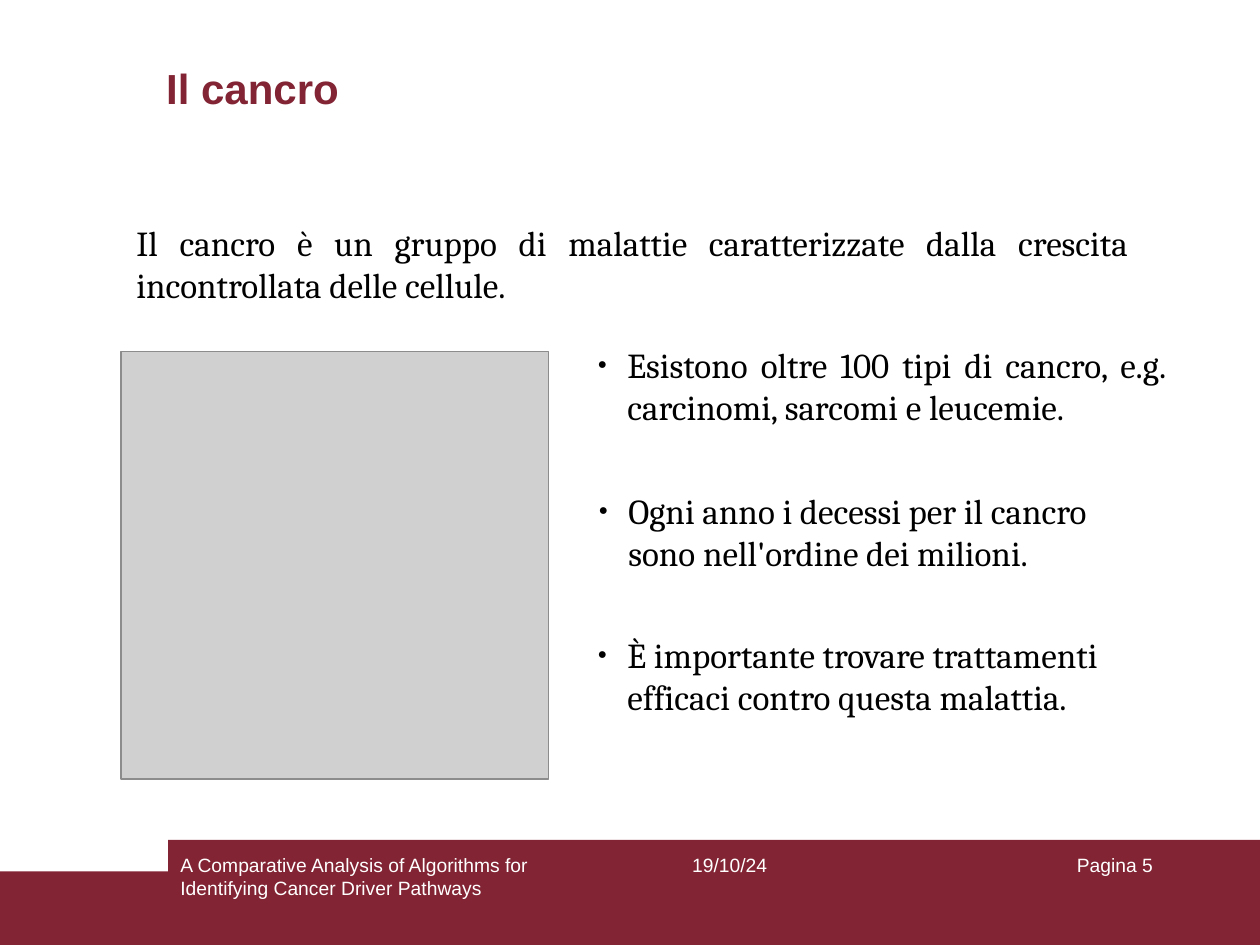
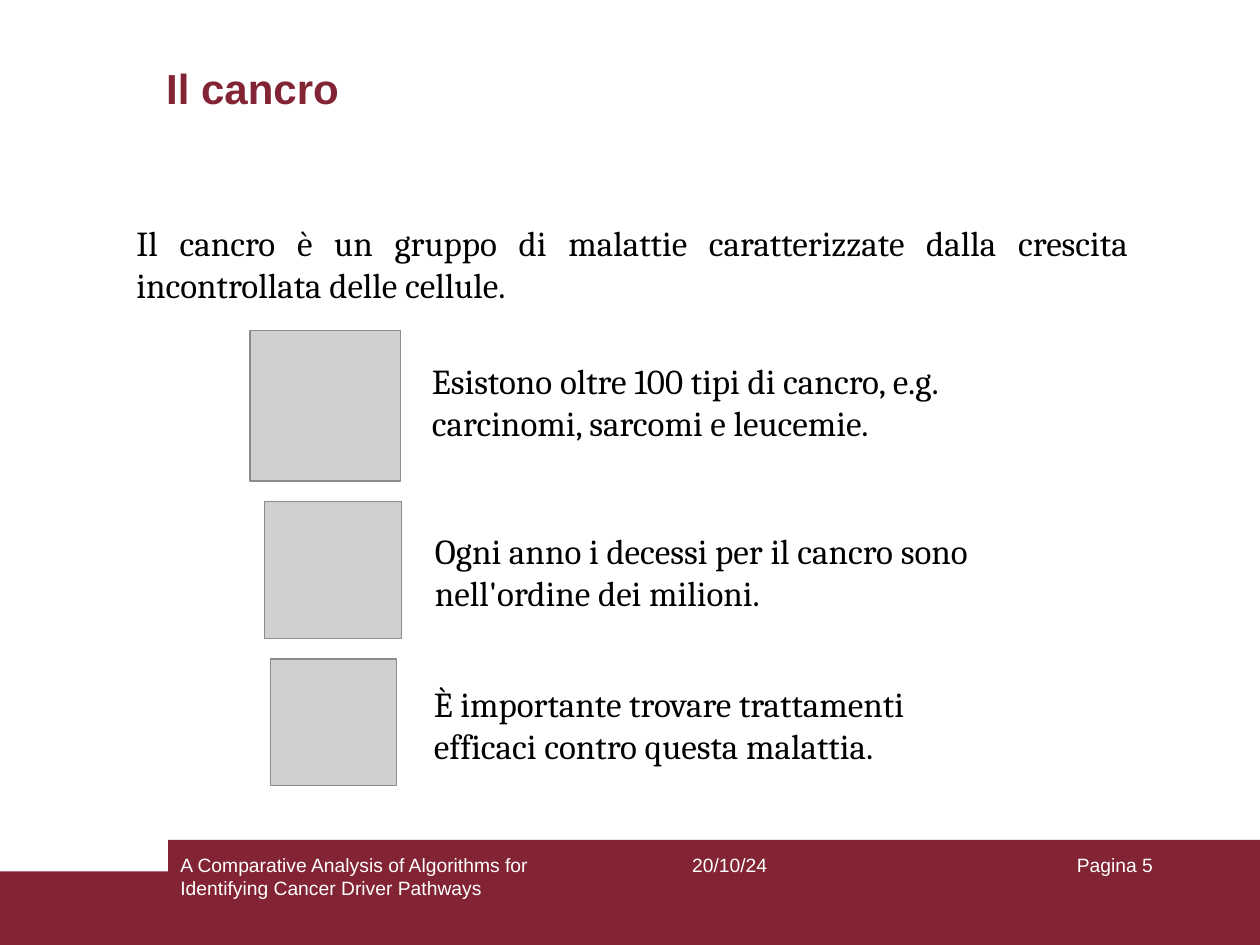
Before and after one commit to aflaag/bsc-thesis, a slide deck: slide 5 of presentation/slides.odp. Drawn at 1260x945 pixels with LibreOffice and Linux fonts; fonts in the diff are those of the drawing; grey boxes stand for pictures. Boxes give left, top, right and bottom in pixels: in the first picture for what was removed or moved away, otherwise in the second. Text is boxed around its words. In the diff, an @@ line names an element or a change of style, - is before the commit and + after.

```diff
--- a/presentation/slides.odp
+++ b/presentation/slides.odp
@@ picture added at [251,330,401,480] @@
@@ text "Esistono oltre 100 tipi di ...": place and size @@
-text "Esistono oltre 100 tipi di ..." at [627,353,1166,425]
+text "Esistono oltre 100 tipi di ..." at [432,369,939,441]
@@ text "Esistono oltre 100 tipi di ..." at [432,369,939,441]: alignment justified to left; bullet ● to none @@
@@ picture: place and size @@
-picture at [121,352,548,779]
+picture at [265,501,402,639]
@@ text "Ogni anno i decessi per ...": place and size @@
-text "Ogni anno i decessi per ..." at [628,499,1087,567]
+text "Ogni anno i decessi per ..." at [435,539,968,607]
@@ text "Ogni anno i decessi per ..." at [435,539,968,607]: bullet ● to none @@
@@ picture added at [271,659,397,785] @@
@@ text "È importante trovare trattamenti efficaci ..." at [434,687,904,767]: bullet ● to none @@
@@ text "È importante trovare trattamenti efficaci ...": place and size @@
-text "È importante trovare trattamenti efficaci ..." at [627,638,1098,718]
+text "È importante trovare trattamenti efficaci ..." at [434,687,904,767]
@@ text at [692,858,767,873]: text changed @@
-19/10/24
+20/10/24
```
Also in this commit, not shown: 76 other slides changed, 2 other files.
